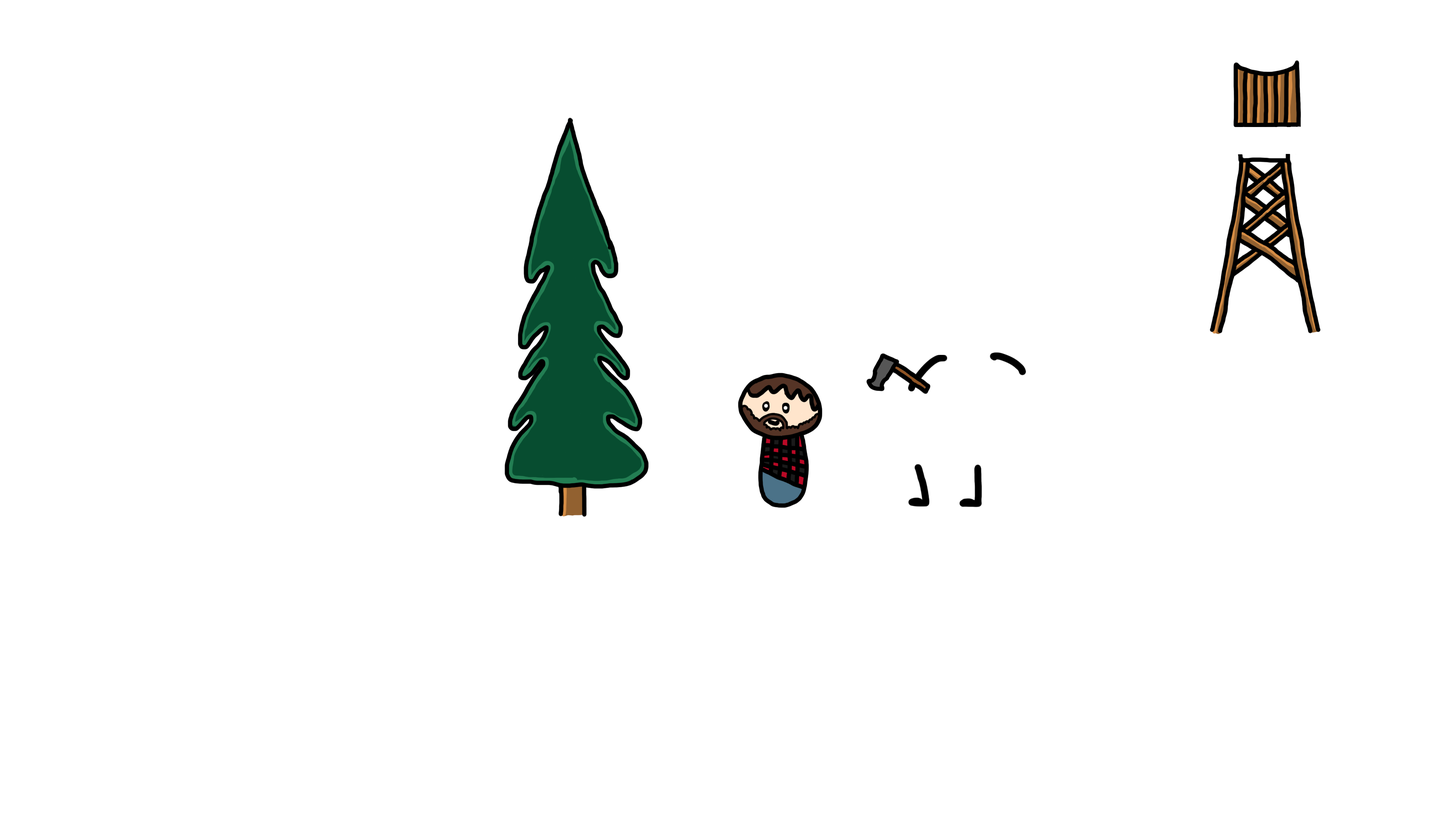
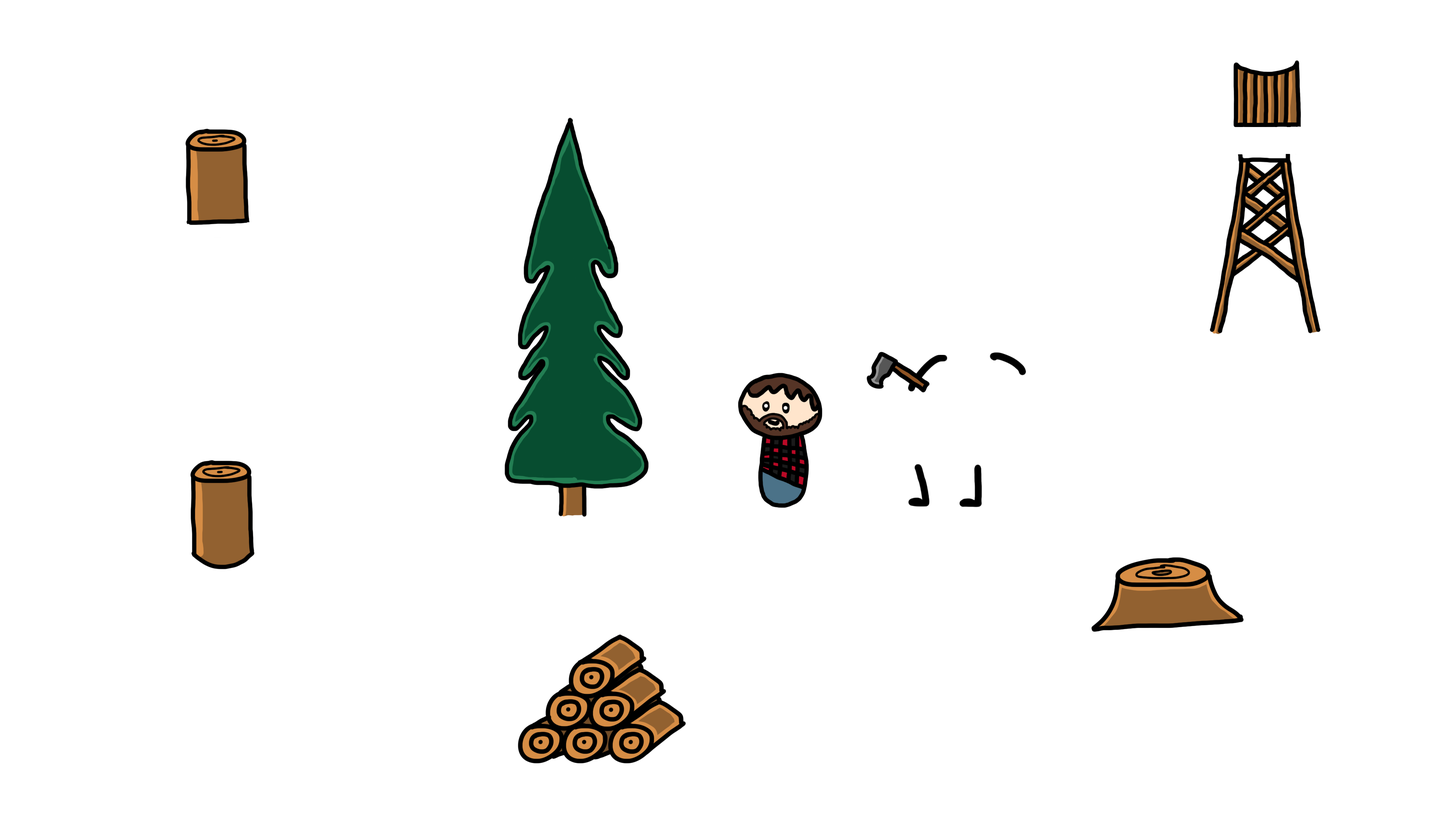
Comparing the layer stacks of the two 1455px x 819px images. Changes:
added layer "Layer 18" above "Layer 12" over [517, 634, 687, 764]
renamed "Layer 8" to "Layer 12", painted on it over [185, 128, 1245, 632]
added layer "Layer 9" above "Layer 6" over [866, 351, 931, 393]
painted on "Layer 6" over [866, 352, 931, 395]
